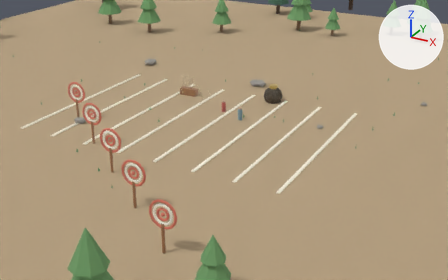
Before and after pictures for a commit that changed the Blender file content/stories/mahabharata/chapter-01-adi-parva/assets/blend/adi-07-drona.blend.
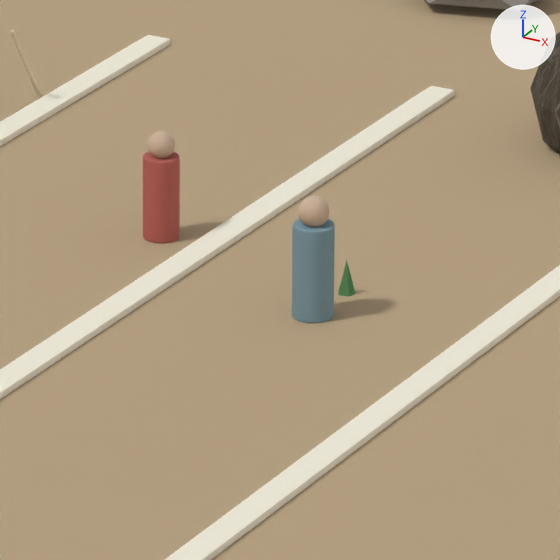
Old and new are each drawn from a 50 mm camera at (47.0, -81.8, 35.9) aimed at (3.9, -3.3, -3.4) and again close up on the part from 46% to 60% of the width and 31% to 52% of the height. Arrows for +X, +Y and +Z are at upper right; the lights stay in place. The last two pictures show the newer version.

Before the edit, the objects in view are built like this:
```python
ob_geo_arjuna_body = bpy.data.objects.new('GEO-arjuna-body', me_cylinder_021)
ob_geo_arjuna_body.location = (2.0, 0.0, 0.75)
ob_geo_arjuna_body.rotation_euler = (0.0, 0.0, 2.6)  # degrees (0, 0, 149)
ob_geo_arjuna_head = bpy.data.objects.new('GEO-arjuna-head', me_sphere_006)
ob_geo_arjuna_head.location = (2.0, 0.0, 1.7)
ob_geo_drona_body = bpy.data.objects.new('GEO-drona-body', me_cylinder_020)
ob_geo_drona_body.location = (6.0, -2.0, 0.82)
ob_geo_drona_body.rotation_euler = (0.0, 0.0, 2.6)  # degrees (0, 0, 149)
ob_geo_drona_head = bpy.data.objects.new('GEO-drona-head', me_sphere_005)
ob_geo_drona_head.location = (6.0, -2.0, 1.87)
ob_geo_srock1 = bpy.data.objects.new('GEO-srock1', me_icosphere_002)
ob_geo_srock1.location = (1.22, 14.13, 0.49)
ob_geo_srock1.scale = (1.59, 1.27, 0.55)
# also in view: 'GEO-ground' at (0.0, 0.0, 0.0); 'GEO-linemark4' at (3.0, -6.0, 0.1); 'GEO-ekstone' at (7.0, 8.0, 1.0); 'GEO-linemark5' at (9.0, -6.0, 0.1); 'GEO-linemark3' at (-3.0, -6.0, 0.1)
```
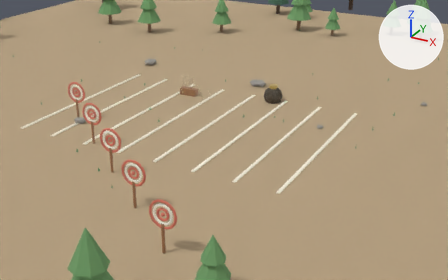
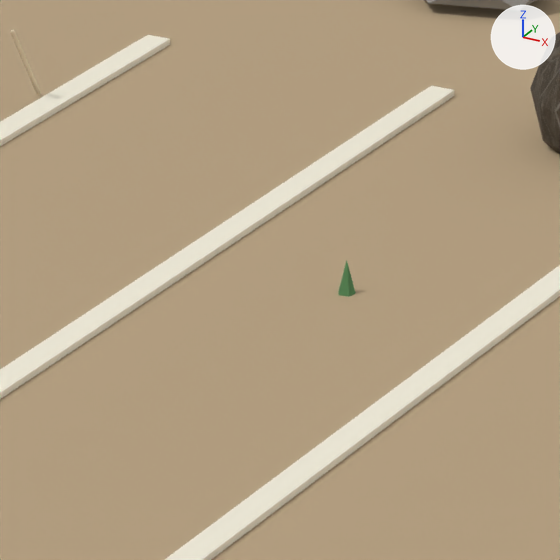
What the commit changed:
Object 'GEO-drona-body' (ob_geo_drona_body) is deleted.
Object 'GEO-drona-head' (ob_geo_drona_head) is deleted.
Object 'GEO-arjuna-body' (ob_geo_arjuna_body) is deleted.
Object 'GEO-arjuna-head' (ob_geo_arjuna_head) is deleted.

Location of each change, (x1, y1, x2, y2) in pixels of the close-ups (560 x 560 px):
'GEO-drona-body', deleted
    before: (292, 219, 335, 323)
'GEO-arjuna-body', deleted (brown)
    before: (143, 152, 180, 243)
'GEO-drona-head', deleted (beige)
    before: (298, 196, 330, 227)
'GEO-arjuna-head', deleted (beige)
    before: (147, 131, 175, 158)
